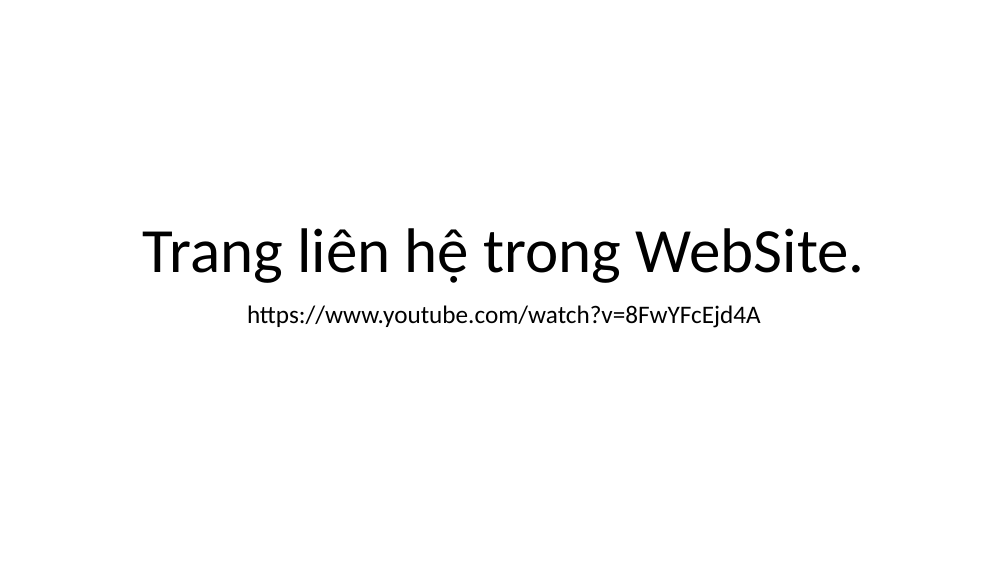
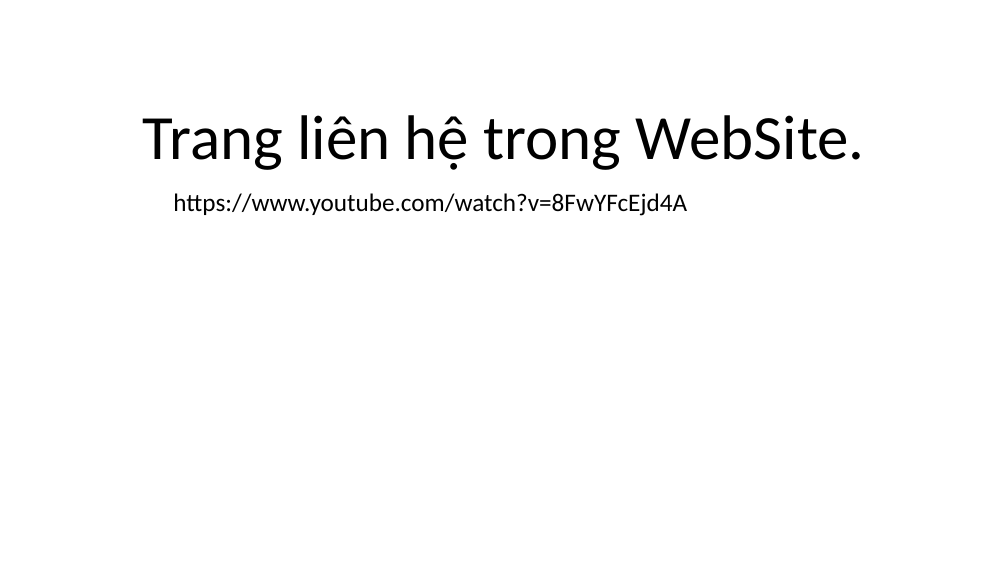
Before and after one commit to DangVanDoan05/WordPress, a slide deck: slide 1 of Tạo trang liên hệ trong WebSite.pptx. Drawn at 1008x567 pixels with LibreOffice and Linux fonts; fonts in the diff are those of the drawing. Boxes give left, top, right and bottom in pixels: in the first picture for what was removed or moved away, otherwise in the second. Text is boxed around its words. In the diff, an @@ line names an element or a change of style, - is before the commit and + after.

```diff
--- a/Tạo trang liên hệ trong WebSite.pptx
+++ b/Tạo trang liên hệ trong WebSite.pptx
@@ title "Trang liên hệ trong WebSite.": place and size @@
-title "Trang liên hệ trong WebSite." at (143, 228, 865, 283)
+title "Trang liên hệ trong WebSite." at (143, 115, 865, 170)
@@ subtitle "https://www.youtube.com/watch?v=8FwYFcEjd4A": place and size @@
-subtitle "https://www.youtube.com/watch?v=8FwYFcEjd4A" at (247, 305, 761, 328)
+subtitle "https://www.youtube.com/watch?v=8FwYFcEjd4A" at (173, 193, 687, 216)
```
Also in this commit, not shown: 2 other slides changed, 25 slides added, 7 slides removed.
